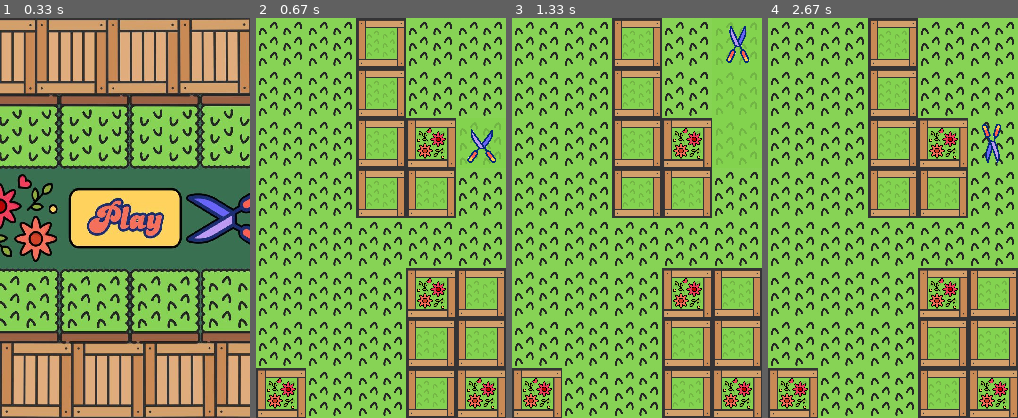
Above: before the commit, frames 1-4 (left to right).
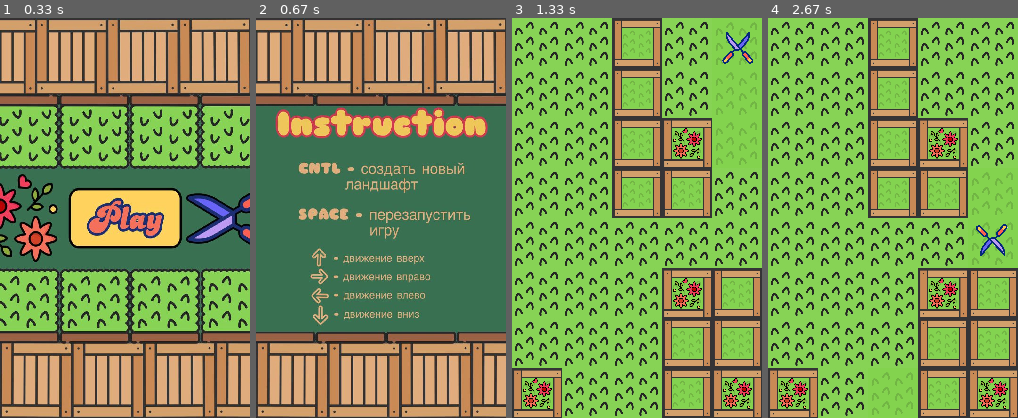
Above: after the commit, the same moments.

Repository: rinaa040/pygame
Game: pygame game, started from mainGame.py
The game is run twice, just before and just after one commit, with the same random seed, the same clock (stepped at 60 frames per second) and the same inputs.
Inputs (mouse positions are in pixels of both pictures, inside the frame that each line leads up to):
- Up to frame 1 (0.33 s): no input
- Up to frame 2 (0.67 s): hold Right from 0.33 s (still down)
- Up to frame 3 (1.33 s): release Right at 0.8 s; click (627, 234) at 0.88 s; hold Up from 1.17 s (still down)
- Up to frame 4 (2.67 s): release Up at 1.47 s; hold Right 1.5-1.97 s; tap Space at 1.57, 1.87, 2.07, 2.37, 2.63 s; hold Left 2-2.53 s; hold Down from 2.57 s (still down)

Frame 1 is identical in both runs. In frame 2, 96% of the frame differs, in the area x 0-100%, y 0-100%; in frame 3, 0.5%; in frame 4, 2.0%.

Commit message:
Add files via upload

Diff:
--- a/field.txt
+++ b/field.txt
@@ -1,8 +1,8 @@
-..#..
-..*..
-..*#.
+....#
+*....
+**...
+*#...
+.....
+.@##.
 ..#*.
-..@..
-##...
-**...
-##.#.
+..**#
--- a/mainGame.py
+++ b/mainGame.py
@@ -7,6 +7,7 @@
 pygame.mixer.pre_init(44100, -16, 1, 512)
 pygame.init()
 pygame.mixer.music.load("again.mp3")
+pygame.mixer.music.play(-1)
 s = pygame.mixer.Sound("cut_sound.wav")
 size = width, height = 250, 400
 screen = pygame.display.set_mode(size)
@@ -122,7 +123,7 @@
     def move_up(self):
         self.cur_direction = 0
         count = self.pos_y + 1
-        pygame.mixer.music.set_volume(0.5)
+        #pygame.mixer.music.set_volume(0.5)
         s.play()
         for i in range(count):
             self.image = pygame.transform.rotate(self.image, 0)
@@ -146,7 +147,7 @@
     def move_down(self, level_y):
         self.cur_direction = 2
         count = level_y - self.pos_y + 1
-        pygame.mixer.music.set_volume(0.5)
+        #pygame.mixer.music.set_volume(0.5)
         s.play()
         for i in range(count):
             self.image = pygame.transform.rotate(self.image, 180)
@@ -170,7 +171,7 @@
     def move_right(self, level_x):
         self.cur_direction = 1
         count = level_x - self.pos_x + 1
-        pygame.mixer.music.set_volume(0.5)
+        #pygame.mixer.music.set_volume(0.5)
         s.play()
         for i in range(count):
             if self.rect.collidelist(collided_tiles) != -1:
@@ -191,7 +192,7 @@
     def move_left(self):
         self.cur_direction = 3
         count = self.pos_x + 1
-        pygame.mixer.music.set_volume(0.5)
+       # pygame.mixer.music.set_volume(0.5)
         s.play()
         for i in range(count):
             if self.rect.collidelist(collided_tiles) != -1:
@@ -240,38 +241,38 @@
     house_height = 8
     objects = ['#', '*']
 
-    window_position = rd.randint(1, 2)
+    high_block_position = rd.randint(1, 2)
     for i in range(house_height):
         s = []
         for j in range(house_width):
             s.append('.')
         house_map.append(s)
 
-    door_coord = rd.randint(0, house_width - 2)
-    window_coord = rd.randint(0, house_width - 2)
+    low_block_coord = rd.randint(0, house_width - 2)
+    high_block_coord = rd.randint(0, house_width - 2)
     stuff_coord1 = rd.randint(0, house_width - 1)
     stuff_coord2 = rd.choice([0, house_width - 1])
     player_coord = rd.randint(0, house_height - 1), rd.randint(0, house_width - 1)
-    if window_position == 1:
-        house_map[0][window_coord] = rd.choice(objects)
-        house_map[0][window_coord + 1] = rd.choice(objects)
-        house_map[1][window_coord] = rd.choice(objects)
-        house_map[1][window_coord + 1] = rd.choice(objects)
+    if high_block_position == 1:
+        house_map[0][high_block_coord] = rd.choice(objects)
+        house_map[0][high_block_coord + 1] = rd.choice(objects)
+        house_map[1][high_block_coord] = rd.choice(objects)
+        house_map[1][high_block_coord + 1] = rd.choice(objects)
 
         house_map[3][stuff_coord1] = rd.choice(objects)
         house_map[2][house_width - stuff_coord1 - 1] = rd.choice(objects)
-    if window_position == 2:
-        house_map[2][window_coord] = rd.choice(objects)
-        house_map[2][window_coord + 1] = rd.choice(objects)
-        house_map[3][window_coord] = rd.choice(objects)
-        house_map[3][window_coord + 1] = rd.choice(objects)
+    if high_block_position == 2:
+        house_map[2][high_block_coord] = rd.choice(objects)
+        house_map[2][high_block_coord + 1] = rd.choice(objects)
+        house_map[3][high_block_coord] = rd.choice(objects)
+        house_map[3][high_block_coord + 1] = rd.choice(objects)
 
         house_map[0][stuff_coord1] = rd.choice(objects)
         house_map[1][house_width - stuff_coord1 - 1] = rd.choice(objects)
 
     for i in range(1, 4):
-        house_map[house_height - i][door_coord] = rd.choice(objects)
-        house_map[house_height - i][door_coord + 1] = rd.choice(objects)
+        house_map[house_height - i][low_block_coord] = rd.choice(objects)
+        house_map[house_height - i][low_block_coord + 1] = rd.choice(objects)
 
     if house_map[7][stuff_coord2] == '.':
         house_map[7][stuff_coord2] = rd.choice(objects)
@@ -311,30 +312,21 @@
 
 
 def start_screen():
-    intro_text = ["ЗАСТАВКА", "",
-                  "Правила игры",
-                  "Если в правилах несколько строк,",
-                  "приходится выводить их построчно"]
 
     fon = pygame.transform.scale(load_image('fon.jpg'), (width, height))
+    rules = pygame.transform.scale(load_image('fon2.jpg'), (width, height))
     screen.blit(fon, (0, 0))
-    font = pygame.font.Font(None, 30)
-    text_coord = 50
-    # for line in intro_text:
-    # string_rendered = font.render(line, 1, pygame.Color('black'))
-    # intro_rect = string_rendered.get_rect()
-    # text_coord += 10
-    # intro_rect.top = text_coord
-    # intro_rect.x = 10
-    # text_coord += intro_rect.height
-    # screen.blit(string_rendered, intro_rect)
-
+    flag = False
     while True:
         for event in pygame.event.get():
             if event.type == pygame.QUIT:
                 terminate()
             elif event.type == pygame.KEYDOWN or \
-                    event.type == pygame.MOUSEBUTTONDOWN:
+                    event.type == pygame.MOUSEBUTTONDOWN and not flag:
+                screen.blit(rules, (0, 0))
+                flag = True
+            elif event.type == pygame.KEYDOWN or \
+                    event.type == pygame.MOUSEBUTTONDOWN and flag:
                 return  # начинаем игру
         pygame.display.flip()
         clock.tick(fps)
@@ -370,5 +362,5 @@
     all_sprites.update()
     clock.tick(40)
     pygame.display.flip()
-    pygame.mixer.music.play(-1)
+
 pygame.quit()
Binary file added: fon2.jpg
